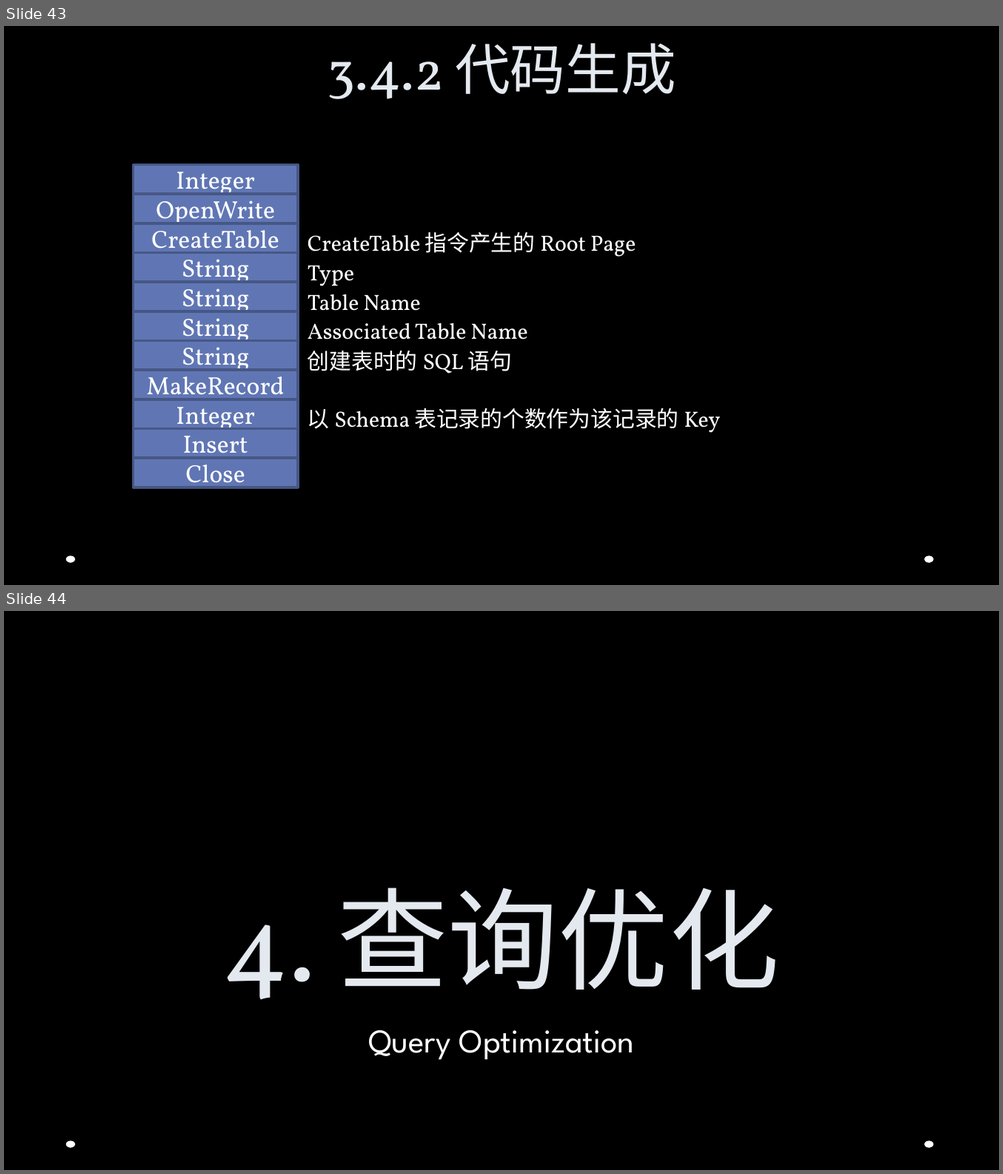
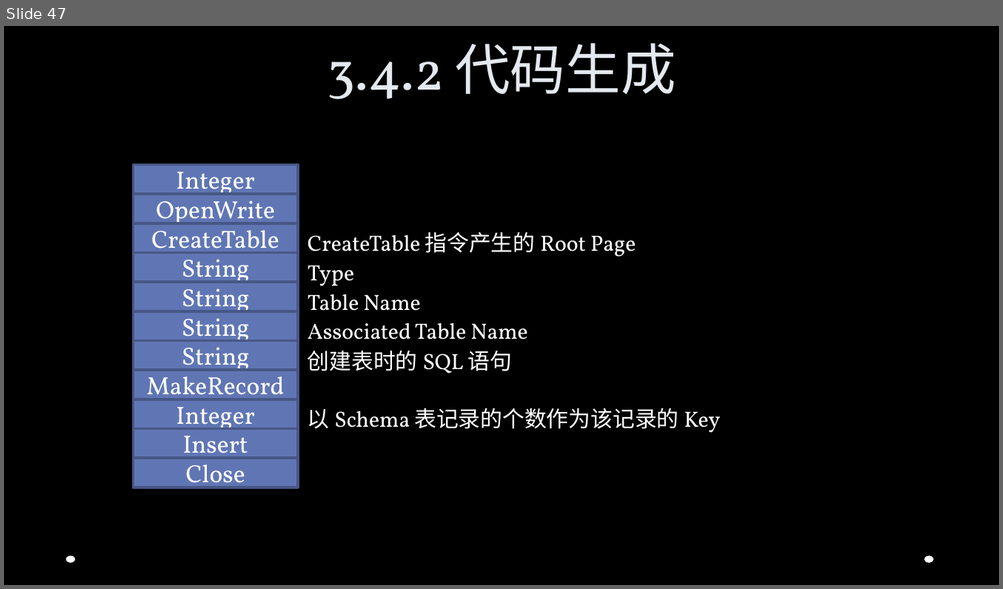
Before and after one commit to Jusot/chidb, a slide deck: documents/slides/ppt.pptx. Shown one above the other, each under a label of ours: slides 43 and 44 before the commit, slide 47 after it. The pictures are 1003x1174 and 1003x589 pixels, drawn with LibreOffice and Linux fonts; fonts in the diff are those of the drawing; background and template pictures are left out. Boxes give left, top, right and bottom in pixels: in the first picture for what was removed or moved away, otherwise in the second. Text is boxed around its words. In the diff, an @@ line names an element or a change of style, - is before the commit and + after.

```diff
--- a/documents/slides/ppt.pptx
+++ b/documents/slides/ppt.pptx
@@ slide 44 removed at (4, 611, 999, 1170), background picture (left out); not listed: 2 template elements that a slide beside it also shows @@
@@ title removed at (223, 888, 779, 1000) @@
-4. 查询优化
@@ subtitle removed at (368, 1031, 634, 1060) @@
-Query Optimization
@@ what was slide 43 is now slide 47 @@
```
Also in this commit, not shown: 3 slides changed, 4 slides added, 6 other slides removed.
